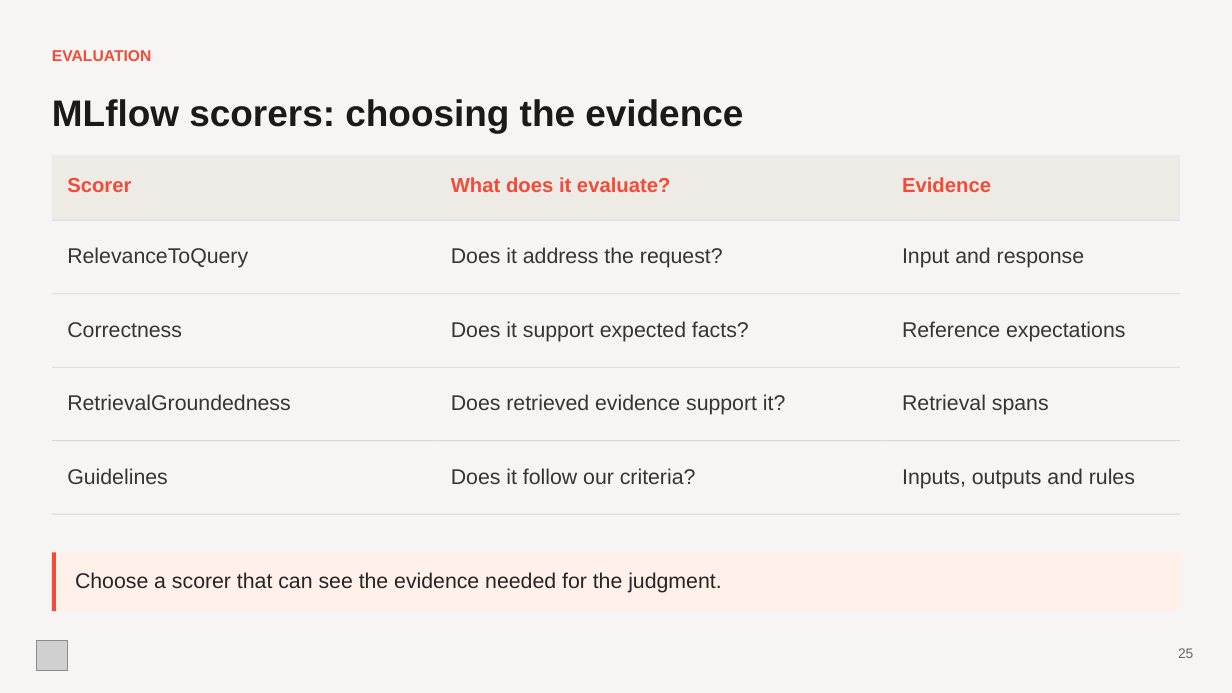
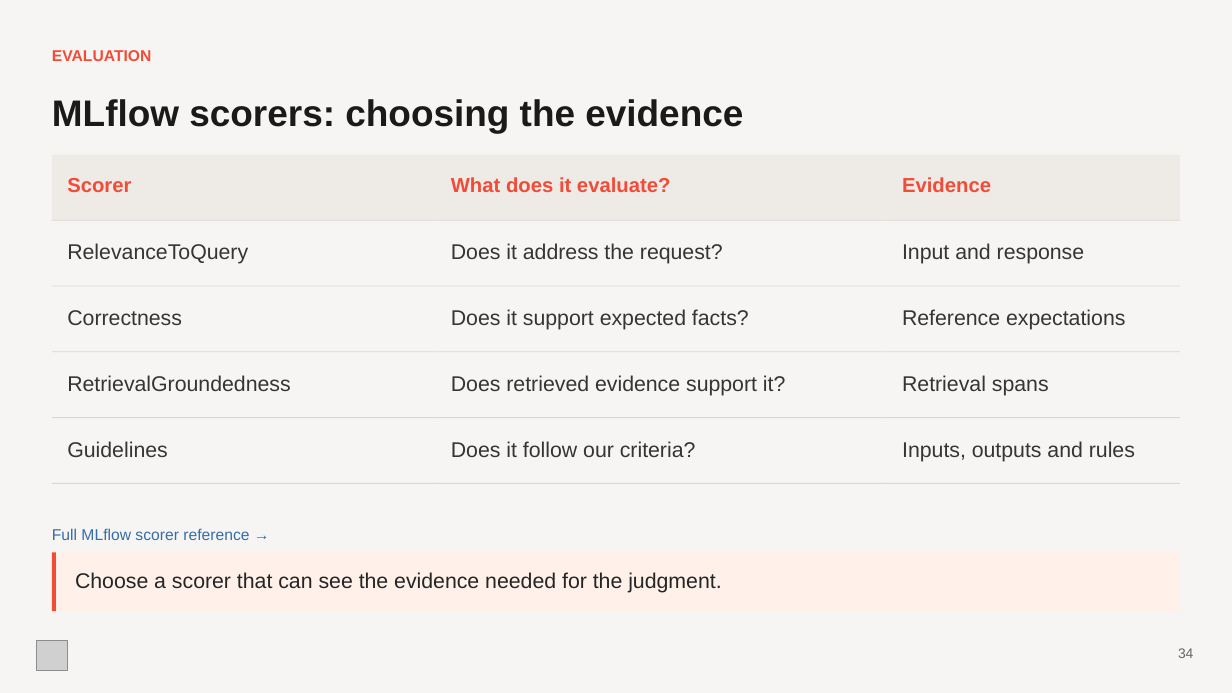
Before and after one commit to evangoh122/course-code-hub, a slide deck: slide 34 of presentations/lecture4.pptx (slide 25 before the commit). Drawn at 1232x693 pixels with LibreOffice and Linux fonts; fonts in the diff are those of the drawing; grey boxes stand for pictures. Boxes give left, top, right and bottom in pixels: in the first picture for what was removed or moved away, otherwise in the second. Text is boxed around its words. In the diff, an @@ line names an element or a change of style, - is before the commit and + after.

```diff
--- a/presentations/lecture4.pptx
+++ b/presentations/lecture4.pptx
@@ 3 texts, 3 rectangles: place and size @@
-3 texts, 3 rectangles at [52,247,1180,294]
+3 texts, 3 rectangles at [52,243,1180,287]
@@ 3 texts: place and size @@
-3 texts at [67,321,1125,342]
+3 texts at [67,309,1125,330]
@@ 3 rectangles: place and size @@
-3 rectangles at [52,367,1180,368]
+3 rectangles at [52,351,1180,352]
@@ 3 texts: place and size @@
-3 texts at [67,394,1049,415]
+3 texts at [67,375,1049,396]
@@ 3 texts, 3 rectangles: place and size @@
-3 texts, 3 rectangles at [52,440,1180,489]
+3 texts, 3 rectangles at [52,417,1180,462]
@@ 3 rectangles: place and size @@
-3 rectangles at [52,514,1180,515]
+3 rectangles at [52,483,1180,484]
@@ text added at [52,528,249,540], 12.2 pt, text #356CAA @@
+Full MLflow scorer reference →
@@ text at [1178,648,1193,658]: text changed @@
-25
+34
```
Also in this commit, not shown: 23 other slides changed, 13 slides added, 10 slides removed, 7 other files.
